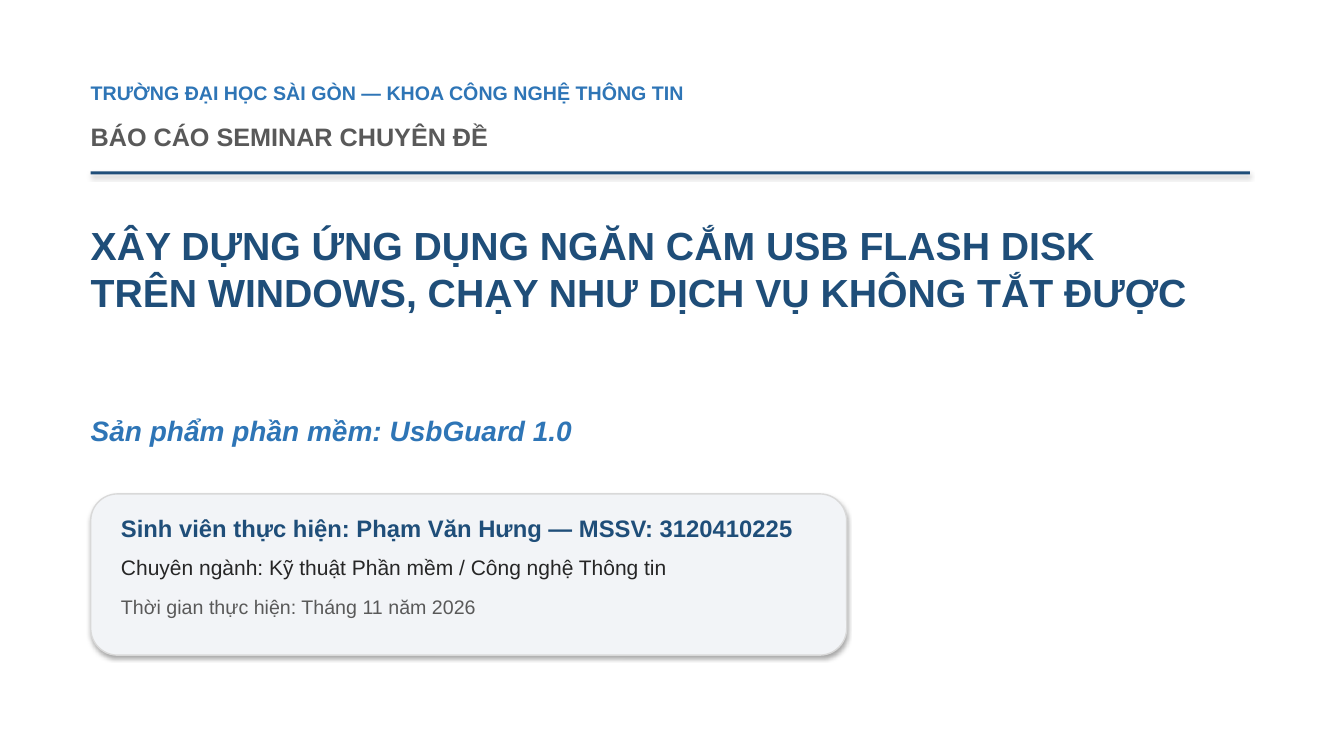
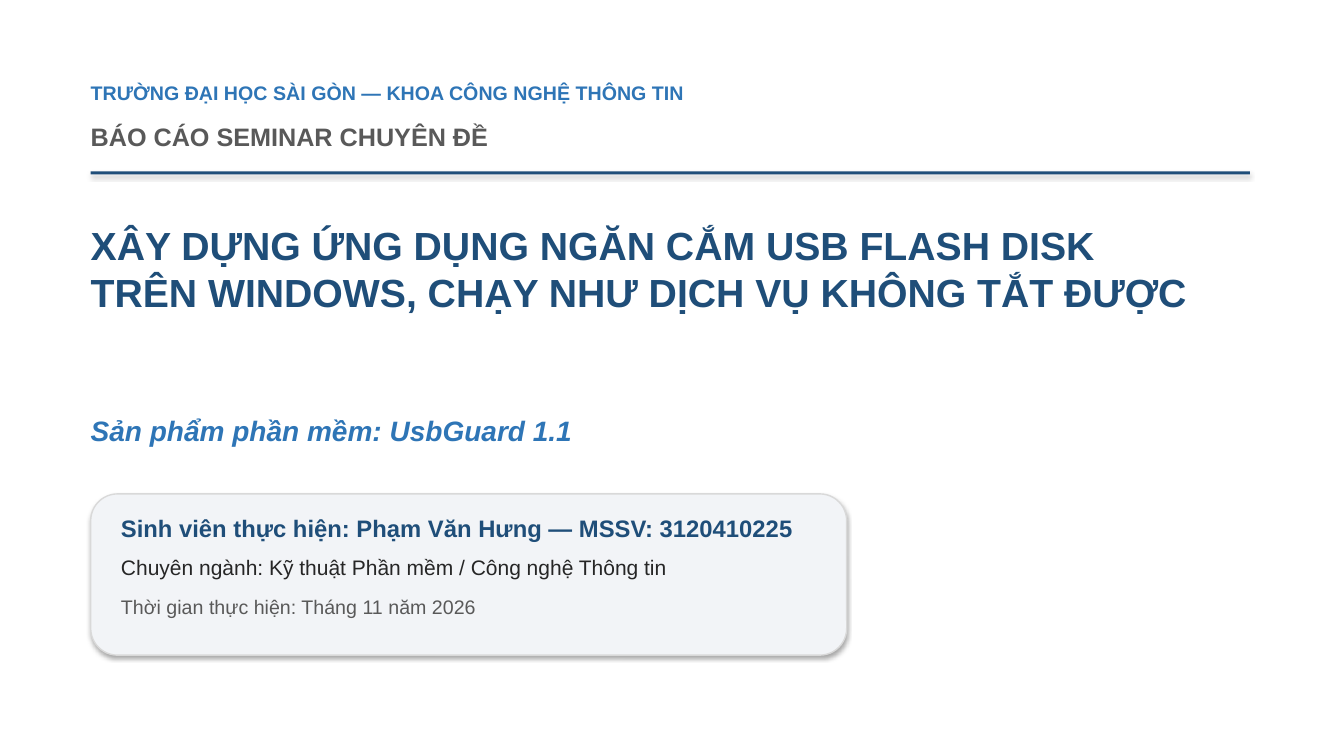
Before and after one commit to hungphamwp/usbguard, a slide deck: slide 1 of slide/SLIDE-UsbGuard.pptx. Drawn at 1344x756 pixels with LibreOffice and Linux fonts; fonts in the diff are those of the drawing. Boxes give left, top, right and bottom in pixels: in the first picture for what was removed or moved away, otherwise in the second. Text is boxed around its words. In the diff, an @@ line names an element or a change of style, - is before the commit and + after.

```diff
--- a/slide/SLIDE-UsbGuard.pptx
+++ b/slide/SLIDE-UsbGuard.pptx
@@ text at [91, 419, 572, 446]: text changed @@
-Sản phẩm phần mềm: UsbGuard 1.0
+Sản phẩm phần mềm: UsbGuard 1.1
```
Also in this commit, not shown: 13 other slides changed, 4 slides added, 3 slides removed, 17 other files.
